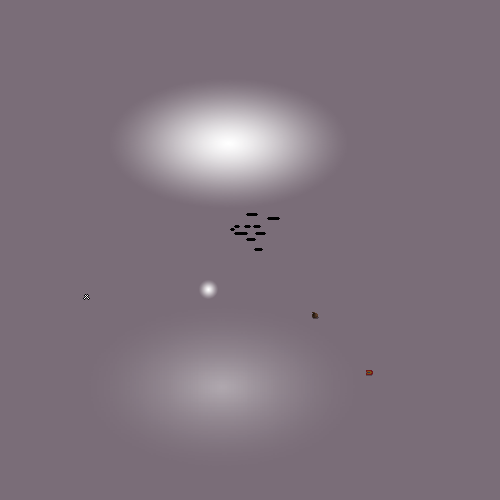
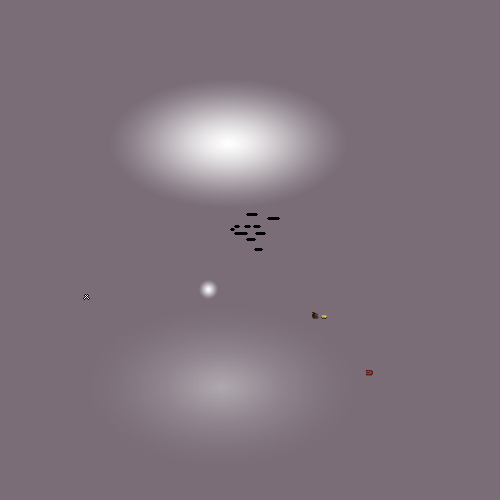
Layer changes from the first 500x500 image to the second:
added layer "Coin.png" above "Sack.png" over [321, 315, 327, 319]
